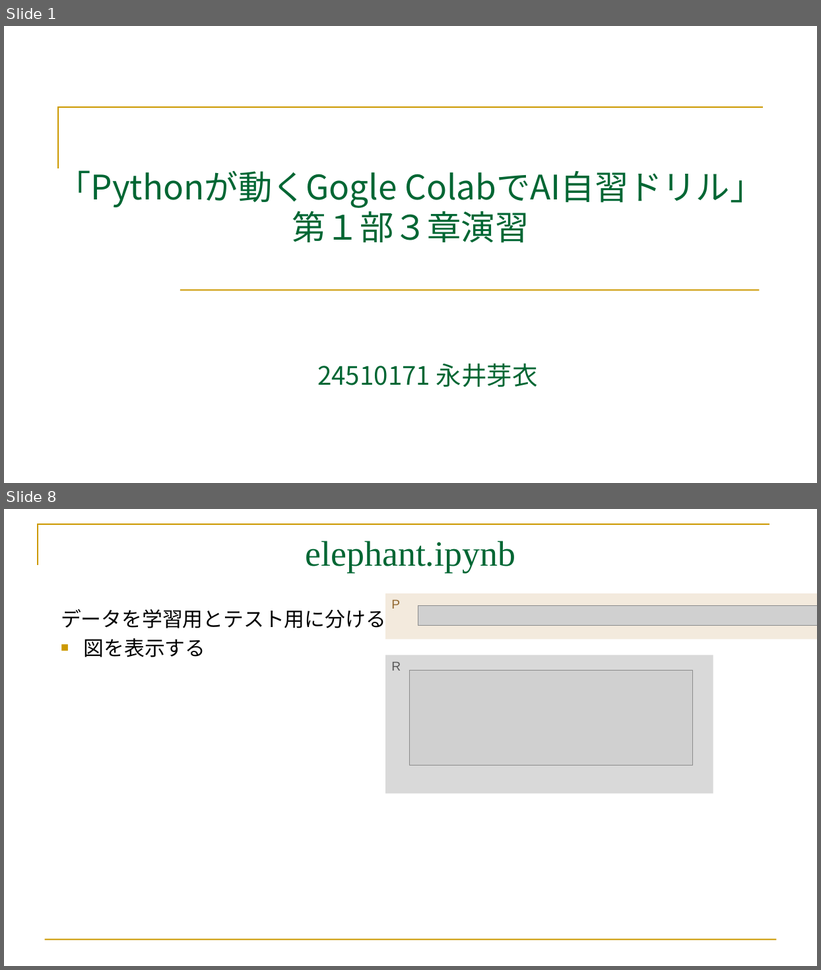
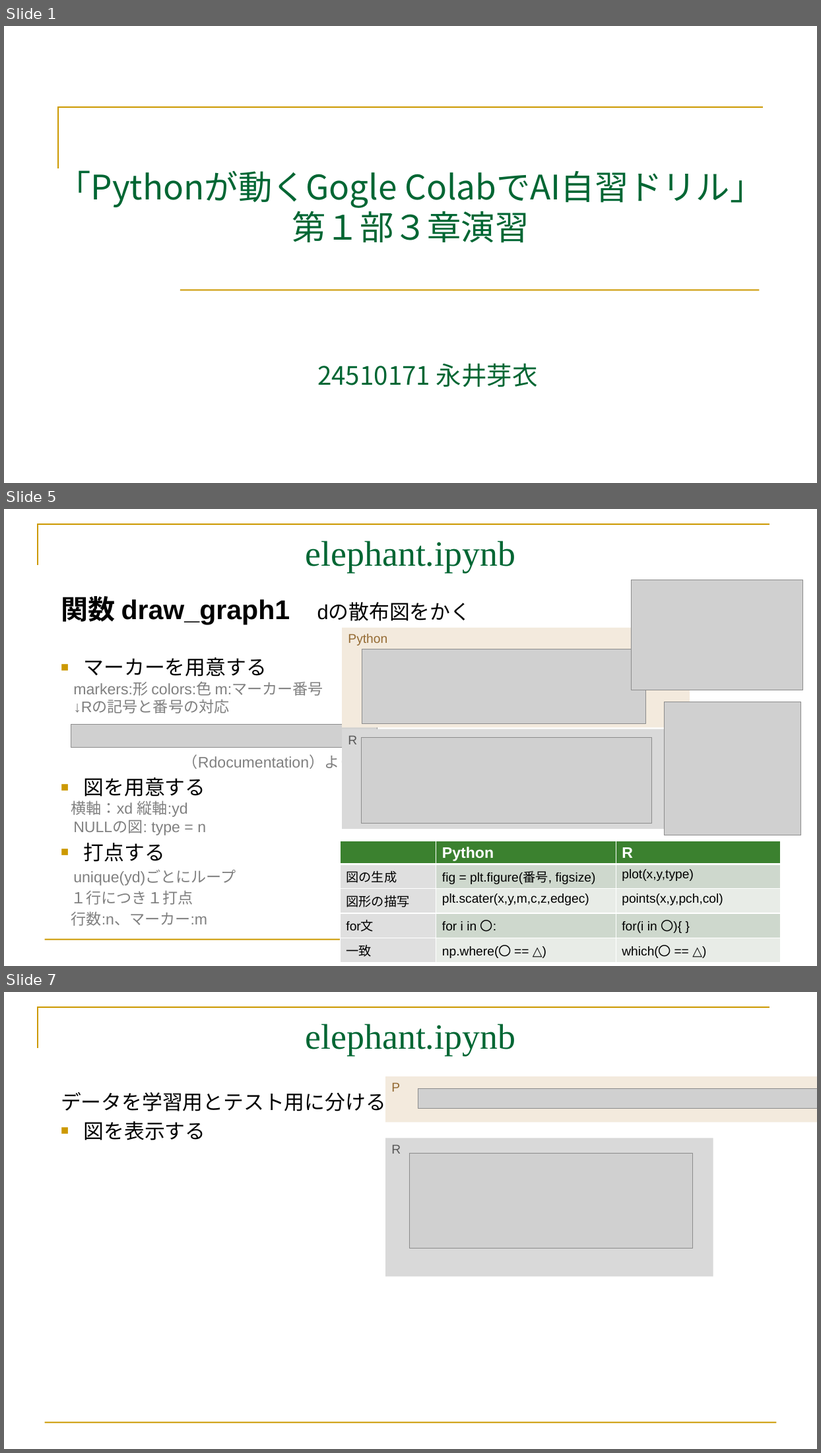
Before and after one commit to mei-517/GoogleColab, a slide deck: GoogleColab.part3.pptx. Shown one above the other, each under a label of ours: slides 1 and 8 before the commit, slides 1, 5 and 7 after it; the slides between them are not shown. The pictures are 821x970 and 821x1453 pixels, drawn with LibreOffice and Linux fonts; fonts in the diff are those of the drawing; grey boxes stand for pictures. Boxes give left, top, right and bottom in pixels: in the first picture for what was removed or moved away, otherwise in the second. Text is boxed around its words. In the diff, an @@ line names an element or a change of style, - is before the commit and + after.

```diff
--- a/GoogleColab.part3.pptx
+++ b/GoogleColab.part3.pptx
@@ slide 5 added at (4, 509, 817, 966), background #FFFFFF; not listed: 2 template elements that a slide beside it also shows @@
@@ title added at (306, 541, 516, 573), 42 pt, text #006633 @@
+elephant.ipynb
@@ picture added at (631, 580, 803, 690) @@
@@ text added at (61, 596, 471, 625), 32 pt, text #000000, bold @@
+関数 draw_graph1 dの散布図をかく
@@ rectangle added at (342, 628, 690, 728), fill #F3EADD, 15 pt, text #946A32 @@
+Python
@@ text added at (71, 657, 354, 926), 18 pt, text #808080 @@
+■ マーカーを用意する
+markers:形 colors:色 m:マーカー番号
+↓Rの記号と番号の対応
+（Rdocumentation）より
+■ 図を用意する
+横軸：xd 縦軸:yd
+NULLの図: type = n
+■ 打点する
+unique(yd)ごとにループ
+１行につき１打点
+行数:n、マーカー:m
@@ picture added at (362, 650, 646, 723) @@
@@ picture added at (665, 702, 801, 836) @@
@@ picture added at (71, 724, 378, 747) @@
@@ rectangle added at (342, 729, 690, 829), fill #D9D9D9, 15 pt, text #595959 @@
+R
@@ picture added at (362, 738, 652, 824) @@
@@ table added at (340, 842, 781, 961), 5 rows, 3 columns @@
+ | Python | R
+図の生成 | fig = plt.figure(番号, figsize) | plot(x,y,type)
+図形の描写 | plt.scater(x,y,m,c,z,edgec) | points(x,y,pch,col)
+for文 | for i in 〇: | for(i in 〇){ }
+一致 | np.where(〇 == △) | which(〇 == △)
@@ what was slide 8 is now slide 7 @@
```
Also in this commit, not shown: 2 slides changed, 4 other slides added, 4 slides removed, 7 other files.
